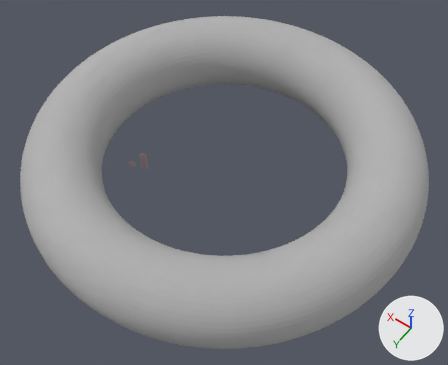
One commit to the Blender file Blenduary/crystal2.blend: the scene before it, then after it.
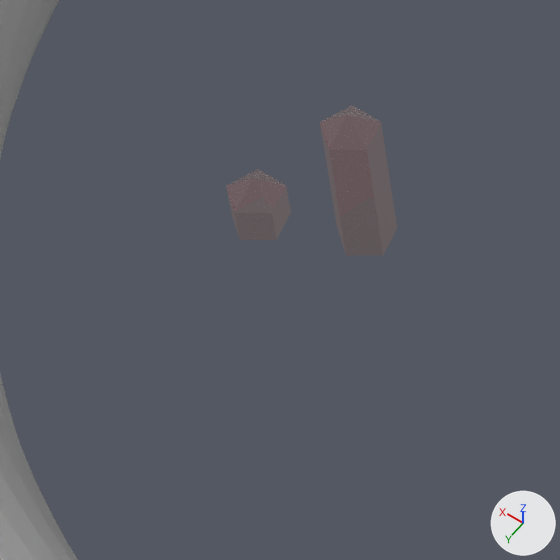
There are two pictures of each version: one whole from a 50 mm camera at (-28.8, 21.0, 58.3) aimed at (-1.8, -16.9, -1.3), one close up on the part from 23% to 37% of the width and 39% to 56% of the height. The lights are fixed; the arrows at lower right show +X, +Y and +Z.

The first close-up shows 'Large Crystal 5', 'Small Crystal 5', 'Torus'.
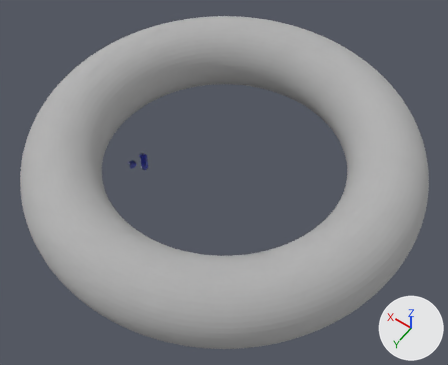
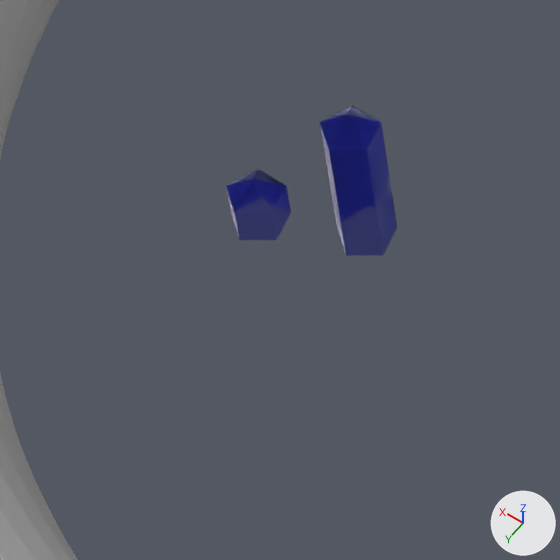
Location of each change, (x1, y1, x2, y2) in pixels of the close-ups (560 x 560 px):
'Large Crystal 5', surface changed (grey to blue)
    both: (320, 105, 397, 256)
'Small Crystal 5', surface changed (grey to blue)
    both: (226, 169, 291, 240)

Patch to the scene script:
```diff
--- a/Blenduary/crystal2.blend.py
+++ b/Blenduary/crystal2.blend.py
@@ mat_material_001 @@
 mat_material_001 = bpy.data.materials.new('Material.001')
-# nodes: BsdfGlass, OutputMaterial
-# colours: white #ffecf0
+# nodes: AddShader, BsdfGlass, BsdfSheen, Math, OutputMaterial, TexCoord, TexNoise, ValToRGB
+# colours: blue #888eff, dark grey #4f4f4f, grey #a8a8a8
```
